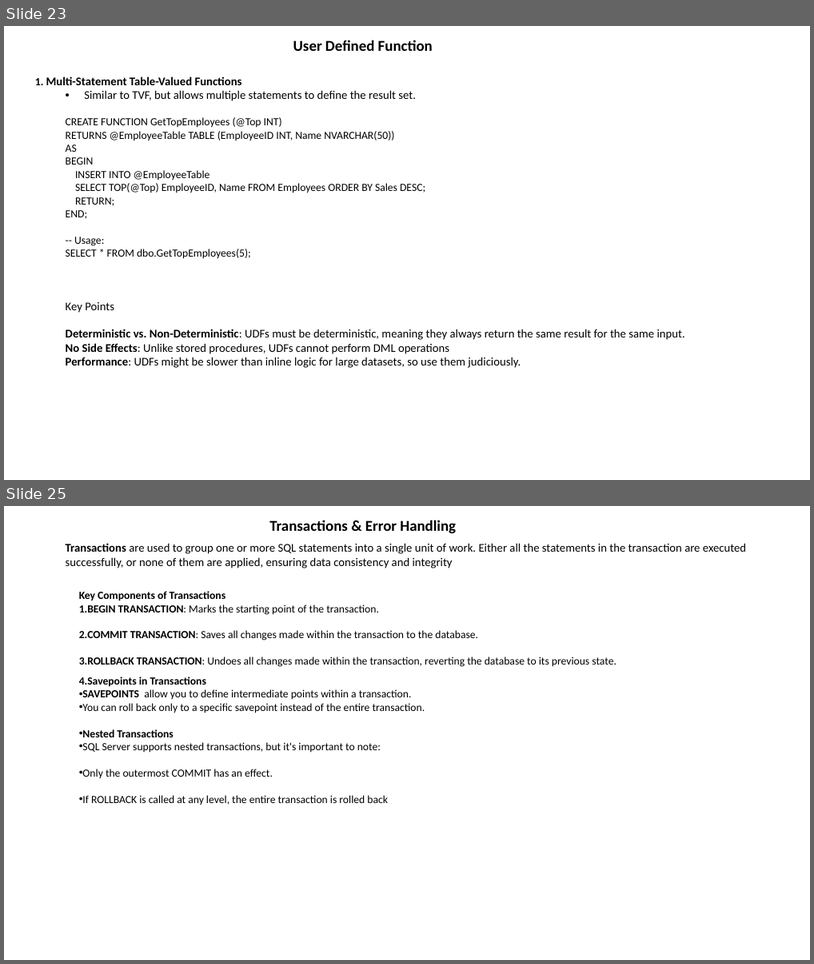
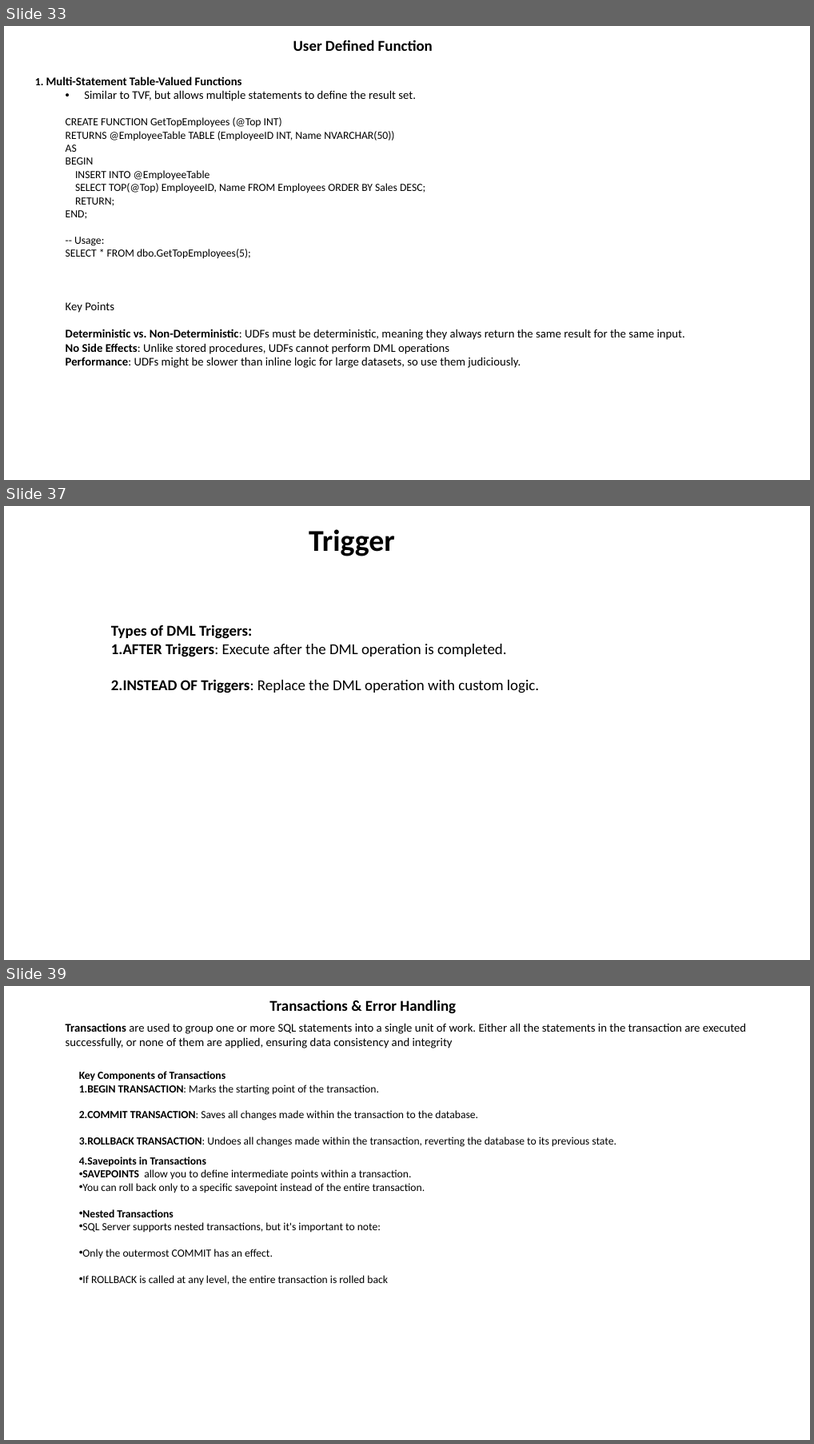
Before and after one commit to NareshESSPL/ESSPL_SqlTraining_AMS, a slide deck: DBMS.pptx. Shown one above the other, each under a label of ours: slides 23 and 25 before the commit, slides 33, 37 and 39 after it; the slides between them are not shown. The pictures are 814x964 and 814x1444 pixels, drawn with LibreOffice and Linux fonts; fonts in the diff are those of the drawing. Boxes give left, top, right and bottom in pixels: in the first picture for what was removed or moved away, otherwise in the second. Text is boxed around its words. In the diff, an @@ line names an element or a change of style, - is before the commit and + after.

```diff
--- a/DBMS.pptx
+++ b/DBMS.pptx
@@ slide 37 added at [4, 506, 810, 960], background #FFFFFF @@
@@ text added at [309, 529, 395, 556], 36 pt, text #000000, bold @@
+Trigger
@@ text added at [111, 624, 539, 693], 18 pt, text #000000 @@
+Types of DML Triggers:
+1. AFTER Triggers: Execute after the DML operation is completed.
+2. INSTEAD OF Triggers: Replace the DML operation with custom logic.
@@ what was slide 23 is now slide 33 @@
@@ what was slide 25 is now slide 39 @@
```
Also in this commit, not shown: 4 slides changed, 14 other slides added, 1 slide removed, 28 other files.
